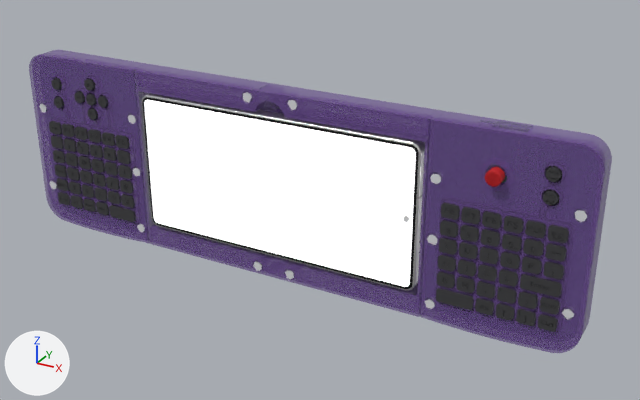
The glTF model site/public/models/thumbdeck_proxy.glb as it was, and as the next commit left it.
Camera for both pictures: a 50 mm lens placed at (224.0, -371.0, 227.0), pointed at (20.0, 1.0, 41.0). The lights are fixed; the arrows at lower left show +X, +Y and +Z. The first picture is the older version. Where no turn or scale is listed for an object, it has been applied to the vertices. Vertices at exactly the same position are counted once.

Objects in the first picture: 'back_left__atomic_purple', 'back_right__atomic_purple', 'center_panel__atomic_purple', 'grip_lid_left__atomic_purple', 'grip_lid_right__atomic_purple', 'keymat_left__gbc_button_gray', 'keymat_right__gbc_button_gray', 'phone__10', 'phone__3', 'phone__7', 'screws__vc' and 2 more.
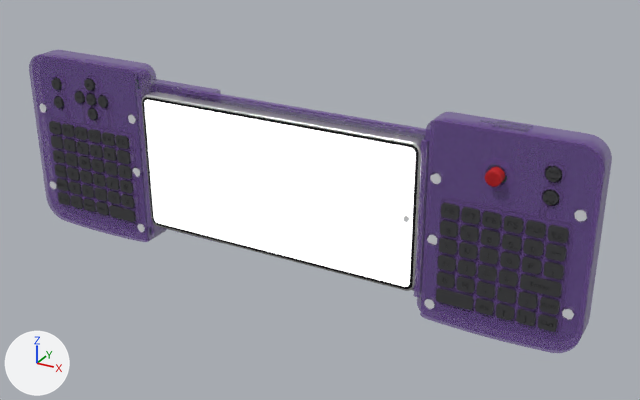
Where the newer file only moved an object's origin or applied its transform, the numbers keep the older frame.

What changed in the scene script:
```text
Change me_screws__vc:
    used by ob_screws__vc; location = (0.0, -9.7, 48.5)
    remove me_screws__vc.from_pydata(...)  # 354 vertices, 652 faces; spans x -158.0..158.0, y -5.0..5.0, z -50.0..50.0
    add me_screws__vc.from_pydata(...)  # 253 vertices, 466 faces; spans x -158.0..158.0, y -5.0..5.0, z -45.0..26.0
    me_screws__vc part 1: the loose piece of 26 vertices spanning x -13.0..-7.0, y -5.0..5.0, z -50.0..-44.0 is deleted
    me_screws__vc part 2: the loose piece of 25 vertices spanning x 7.0..13.0, y -5.0..5.0, z -50.0..-44.0 is deleted
    me_screws__vc part 3: the loose piece of 24 vertices spanning x 10.0..16.0, y -5.0..5.0, z 44.0..50.0 is deleted
    me_screws__vc part 4: the loose piece of 24 vertices spanning x -16.0..-10.0, y -5.0..5.0, z 44.0..50.0 is deleted
    me_screws__vc part 5: 7 vertices moved from x 153.0..158.0, y -5.0..5.0, z -28.0..21.0 to x 153.0..158.0, y -5.0..5.0, z -28.0..20.0; 17 vertices removed from x 153.0..158.0, y -5.0..5.0, z -30.0..22.0; 16 vertices added at x 153.0..158.0, y -5.0..5.0, z -31.0..22.0
    other edits to the shape of me_screws__vc do not show in these pictures
Change me_back_right__atomic_purple:
    used by ob_back_right__atomic_purple; location = (77.5, -3.4, 48.0)
    remove me_back_right__atomic_purple.from_pydata(...)  # 1157 vertices, 2326 faces; spans x -85.0..85.0, y -9.0..9.0, z -52.0..52.0
    add me_back_right__atomic_purple.from_pydata(...)  # 1153 vertices, 2334 faces; spans x 1.0..85.0, y -11.0..9.0, z -52.0..52.0
    me_back_right__atomic_purple part 6: 58 vertices moved within x 7.0..80.0, y -9.0..9.0, z -51.0..49.0; 410 vertices removed from x -85.0..85.0, y -9.0..9.0, z -51.0..52.0; 402 vertices added at x 1.0..82.0, y -11.0..9.0, z -51.0..52.0
    other edits to the shape of me_back_right__atomic_purple do not show in these pictures
Change me_back_left__atomic_purple:
    used by ob_back_left__atomic_purple; location = (-81.4, -3.4, 48.0)
    remove me_back_left__atomic_purple.from_pydata(...)  # 1039 vertices, 2074 faces; spans x -81.0..81.0, y -9.0..9.0, z -52.0..52.0
    add me_back_left__atomic_purple.from_pydata(...)  # 866 vertices, 1720 faces; spans x -81.0..41.0, y -11.0..9.0, z -52.0..52.0
    me_back_left__atomic_purple part 7: 25 vertices moved within x -76.0..-5.0, y -9.0..2.0, z -48.0..49.0; 494 vertices removed from x -78.0..81.0, y -9.0..6.0, z -52.0..52.0; 305 vertices added at x -78.0..41.0, y -11.0..5.0, z -52.0..52.0
    other edits to the shape of me_back_left__atomic_purple do not show in these pictures
Add me_bridge__atomic_purple:
    me_bridge__atomic_purple.from_pydata(...)  # 186 vertices, 380 faces; spans x -91.0..91.0, y -3.0..3.0, z -43.0..43.0
    me_bridge__atomic_purple.materials.append(mat_atomic_purple)  # purple #7a5aa6
Remove ob_center_panel__atomic_purple:
    ob_center_panel__atomic_purple = bpy.data.objects.new('center_panel__atomic_purple', me_center_panel__atomic_purple)
    ob_center_panel__atomic_purple.location = (0.0, -8.1, 48.5)
Add ob_bridge__atomic_purple:
    ob_bridge__atomic_purple = bpy.data.objects.new('bridge__atomic_purple', me_bridge__atomic_purple)
    ob_bridge__atomic_purple.location = (-5.0, -3.4, 48.0)
```

Location of each change, [x1, y1, x2, y2] in pixels of the pictures (640 x 400 px; the box of a moved part takes in the faces that stretch with it):
'center_panel__atomic_purple', deleted: before [135, 70, 431, 317]
'back_right__atomic_purple', reshaped (mostly hidden): before [259, 83, 612, 335]; after [414, 112, 612, 335]
'back_left__atomic_purple', reshaped: before [43, 50, 271, 89]; after [43, 50, 221, 243]
'bridge__atomic_purple', added (mostly hidden): after [155, 86, 426, 291]
'screws__vc', reshaped: before [39, 92, 587, 320]; after [39, 104, 587, 320]
part 1 of me_screws__vc, deleted: before [253, 262, 262, 271]
part 2 of me_screws__vc, deleted: before [285, 270, 294, 280]
part 3 of me_screws__vc, deleted: before [287, 100, 297, 110]
part 4 of me_screws__vc, deleted: before [243, 92, 252, 103]
part 5 of me_screws__vc, moved or reshaped: [562, 210, 587, 320] in both
part 6 of me_back_right__atomic_purple, moved or reshaped: before [259, 83, 448, 119]; after [414, 112, 448, 311]
